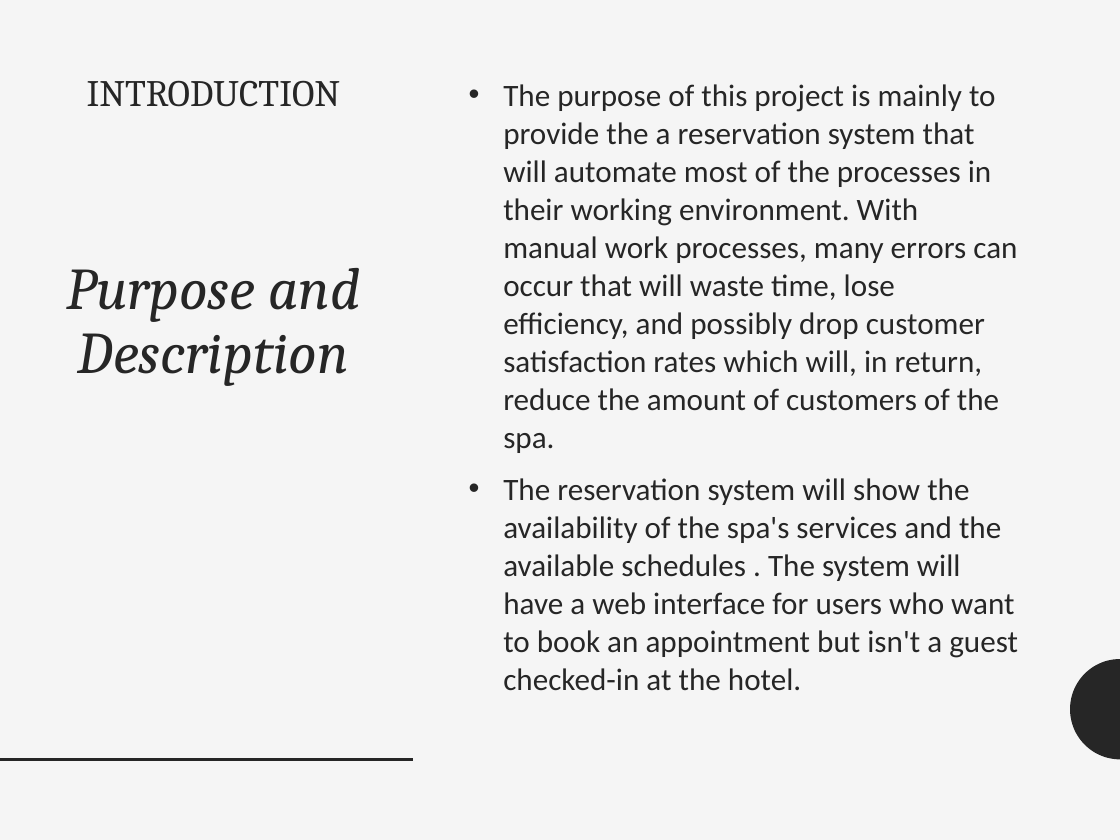
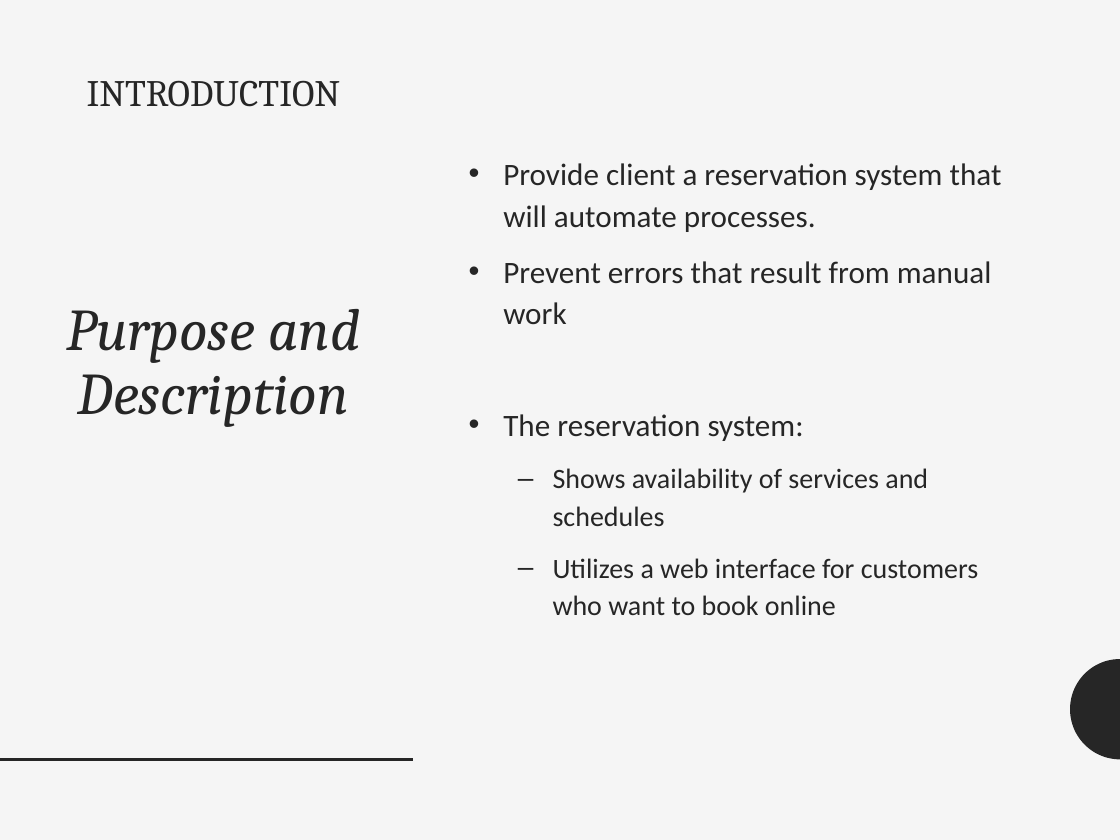
Before and after one commit to seans888/H-Spa, a slide deck: slide 3 of Documents/Final Document/Hotel-Spa-Reservation-System.pptx. Drawn at 1120x840 pixels with LibreOffice and Linux fonts; fonts in the diff are those of the drawing. Boxes give left, top, right and bottom in pixels: in the first picture for what was removed or moved away, otherwise in the second. Text is boxed around its words. In the diff, an @@ line names an element or a change of style, - is before the commit and + after.

```diff
--- a/Documents/Final Document/Hotel-Spa-Reservation-System.pptx
+++ b/Documents/Final Document/Hotel-Spa-Reservation-System.pptx
@@ title "INTRODUCTION Purpose and Description" rewrapped from [66,80,360,386] to [66,80,360,427] @@
@@ text at [503,163,1002,615]: text changed @@
-• The purpose of this project is mainly to provide the a reservation system that will automate most of the processes in their working environment. With manual work processes, many errors can occur that will waste time, lose efficiency, and possibly drop customer satisfaction rates which will, in return, reduce the amount of customers of the spa.
-• The reservation system will show the availability of the spa's services and the available schedules . The system will have a web interface for users who want to book an appointment but isn't a guest checked-in at the hotel.
+• Provide client a reservation system that will automate processes.
+• Prevent errors that result from manual work
+• The reservation system:
+  – Shows availability of services and schedules
+  – Utilizes a web interface for customers who want to book online
```
Also in this commit, not shown: 7 other slides changed, 2 slides added, 2 other files.
